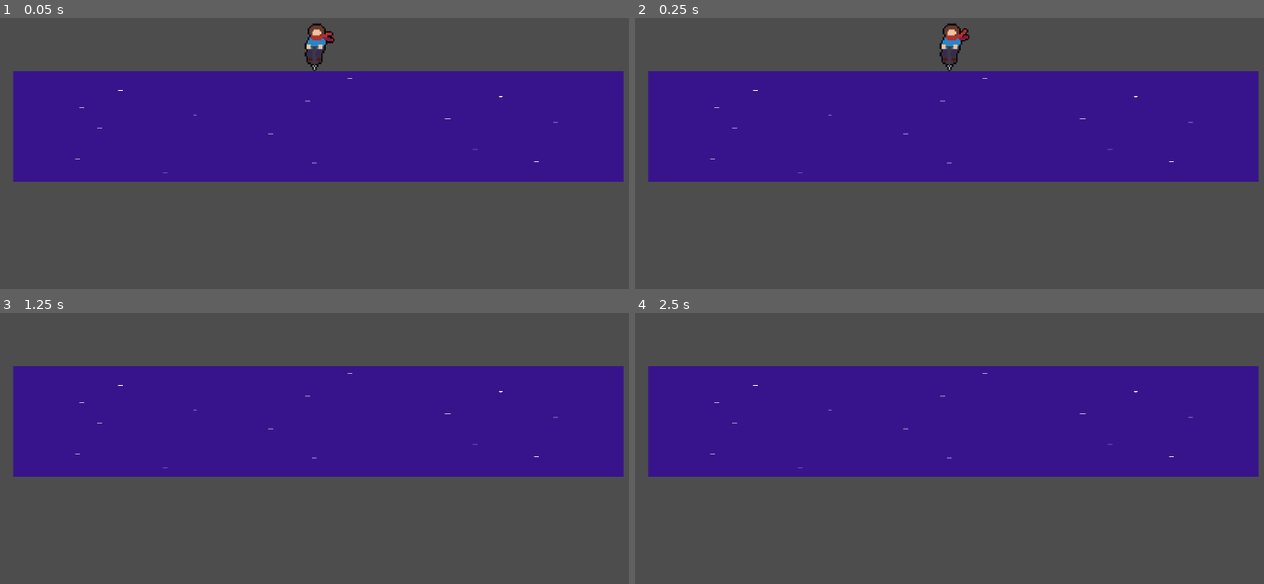
Above: before the commit, frames 1-4 (two rows, left to right).
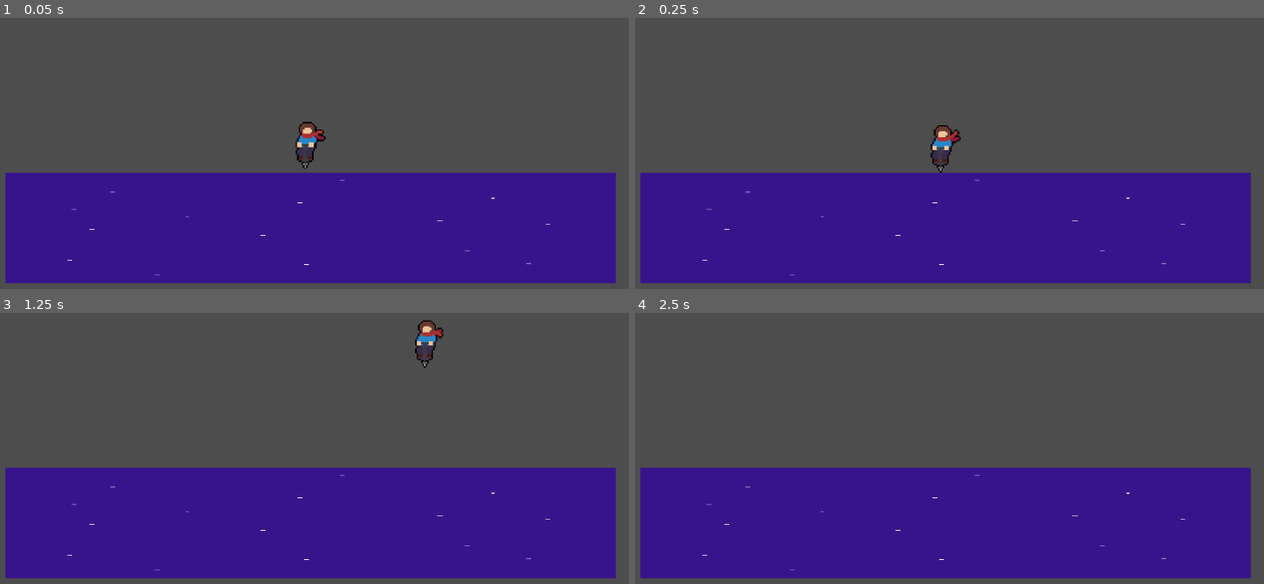
Above: after the commit, the same moments.

Repository: JMQ0598/Pogo-Game-Godot
Game: Godot game, scene res://Assets/Scenes/JumpDemo.tscn
Same seed, same stepped clock (60 frames per second), same inputs: the game is played once before the commit and once after it.
Inputs:
- Up to frame 1 (0.05 s): no input
- Up to frame 2 (0.25 s): no input
- Up to frame 3 (1.25 s): hold D (walk_right) from 0.53 s (still down); tap W (walk_up) at 0.77 s
- Up to frame 4 (2.5 s): tap W (walk_up) at 1.52 s; tap Enter at 2 s; release D (walk_right) at 2.03 s; hold A (walk_left) from 2.03 s (still down)

The runs differ from the first frame. In frame 1, 73% of the frame differs, in the area x 0-100%, y 1-98%; in frame 2, 73%; in frame 3, 73%; in frame 4, 73%.

Commit message:
center jump demo

Diff:
--- a/pogo-game/Assets/Scenes/JumpDemo.tscn
+++ b/pogo-game/Assets/Scenes/JumpDemo.tscn
@@ -1,12 +1,17 @@
-[gd_scene load_steps=3 format=3 uid="uid://llc5lrewrtte"]
+[gd_scene load_steps=4 format=3 uid="uid://llc5lrewrtte"]
 
 [ext_resource type="PackedScene" uid="uid://cw56xyjx7etgj" path="res://Assets/Scenes/pogo_girl.tscn" id="1_478r5"]
 [ext_resource type="PackedScene" uid="uid://bxb3162d0x5dk" path="res://Assets/Scenes/platform.tscn" id="2_ew1db"]
+[ext_resource type="Script" uid="uid://bb2m6aukep01g" path="res://Assets/Scripts/camera_follow.gd" id="3_ew1db"]
 
 [node name="JumpDemo" type="Node2D"]
 
 [node name="PogoGirl" parent="." instance=ExtResource("1_478r5")]
-position = Vector2(591, 167)
 
 [node name="Platform" parent="." instance=ExtResource("2_ew1db")]
-position = Vector2(589, 295)
+position = Vector2(0, 142)
+
+[node name="Camera2D" type="Camera2D" parent="." node_paths=PackedStringArray("follow_target")]
+script = ExtResource("3_ew1db")
+follow_target = NodePath("../PogoGirl")
+can_go_down = true
--- a/pogo-game/Assets/Scripts/camera_follow.gd
+++ b/pogo-game/Assets/Scripts/camera_follow.gd
@@ -2,9 +2,10 @@
 
 # Please assign a target in the editor
 @export var follow_target : Node2D = null
+@export var can_go_down : bool = false
 
 func _physics_process(_delta):
 
 	# Set to match position of target
-	if (follow_target.global_position.y < global_position.y):
+	if (!can_go_down and follow_target.global_position.y < global_position.y):
 		global_position.y = follow_target.global_position.y
